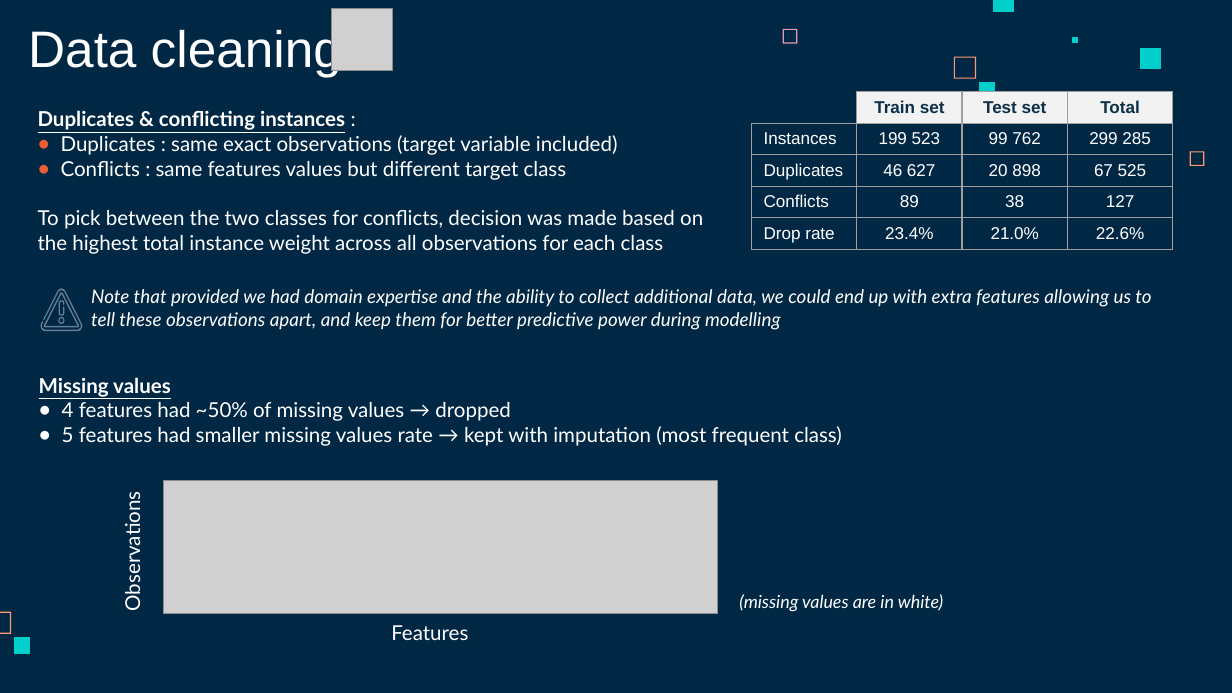
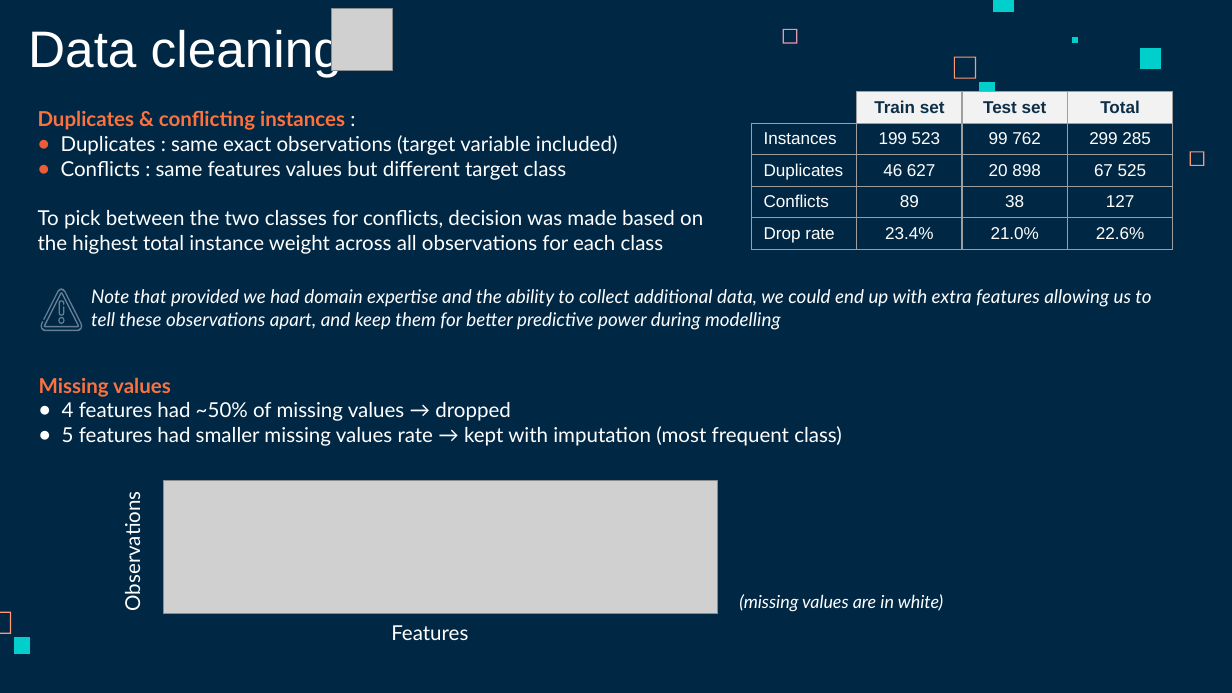
Before and after one commit to jboistard/dataiku_assessment, a slide deck: slide 3 of dataiku_tech_assessment_JBoistard.pptx. Drawn at 1232x693 pixels with LibreOffice and Linux fonts; fonts in the diff are those of the drawing; grey boxes stand for pictures. Boxes give left, top, right and bottom in pixels: in the first picture for what was removed or moved away, otherwise in the second. Text is boxed around its words. In the diff, an @@ line names an element or a change of style, - is before the commit and + after.

```diff
--- a/dataiku_tech_assessment_JBoistard.pptx
+++ b/dataiku_tech_assessment_JBoistard.pptx
@@ text at [38, 110, 345, 130]: text colour #FFFFFF to #FC723F, underline off in "Duplicates & conflicting instances" @@
@@ text at [39, 377, 171, 397]: text colour #FFFFFF to #FC723F, underline off in "Missing values" @@
```
Also in this commit, not shown: 4 other slides changed, 2 slides added, 4 slides removed, 1 other file.
